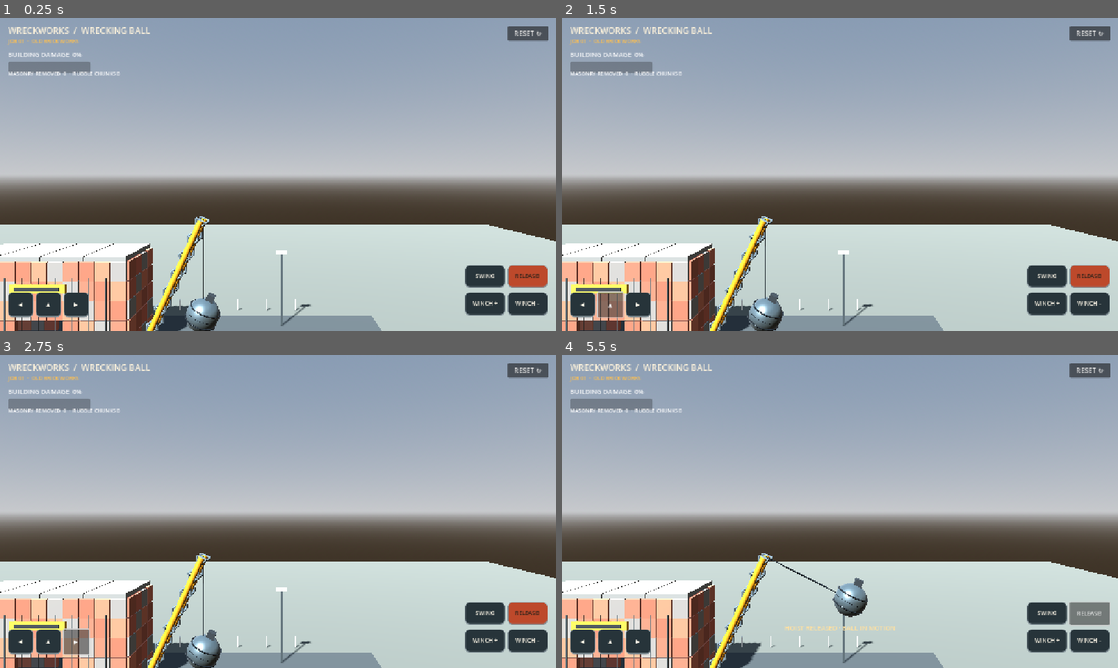
Above: before the commit, frames 1-4 (two rows, left to right).
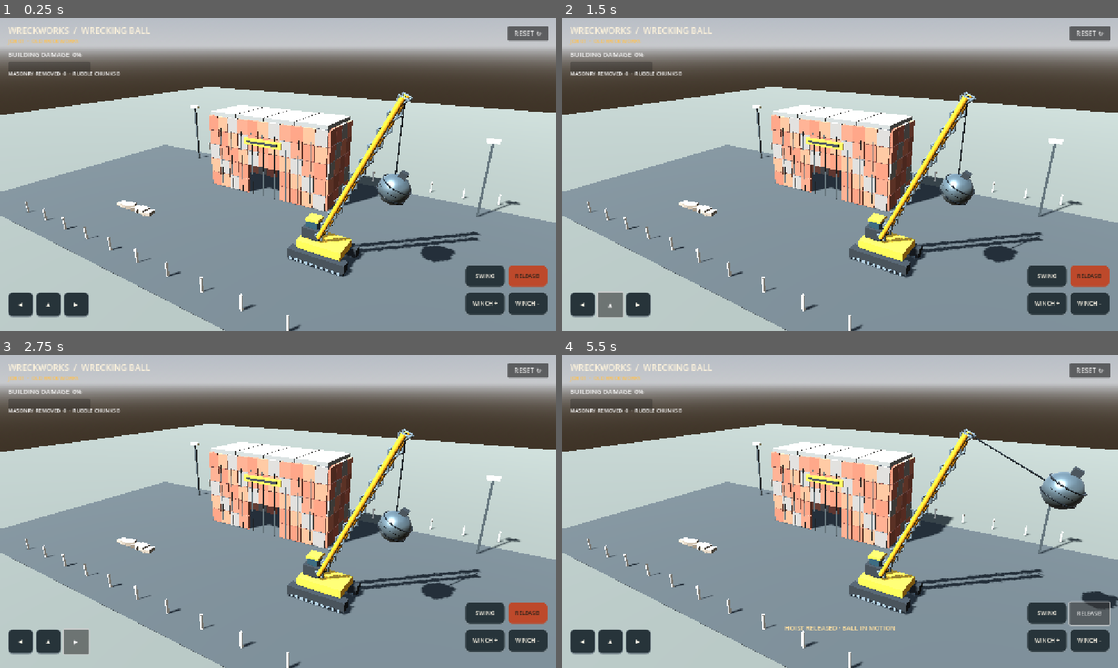
Above: after the commit, the same moments.

Repository: xz64uj777/construction
Game: Godot game, scene res://scenes/main.tscn
Same seed, same stepped clock (60 frames per second), same inputs: the game is played once before the commit and once after it.
Inputs:
- Up to frame 1 (0.25 s): no input
- Up to frame 2 (1.5 s): click "◀" at 0.5 s; click "▲" at 1.25 s
- Up to frame 3 (2.75 s): click "▶" at 2 s
- Up to frame 4 (5.5 s): click "WINCH +" at 2.75 s; click "WINCH −" at 3.5 s; click "SWING" at 4.25 s; click "RELEASE!" at 5 s

The runs differ from the first frame. In frame 1, 88% of the frame differs, in the area x 0-100%, y 0-100%; in frame 2, 89%; in frame 3, 88%; in frame 4, 89%.

Commit message:
Fix camera orbit drag and pinch zoom

Diff:
--- a/godot/scripts/main.gd
+++ b/godot/scripts/main.gd
@@ -11,6 +11,15 @@
 const BOOM_LEN := 7.2
 
 var camera: Camera3D
+var camera_target := Vector3(0.2, 2.0, -0.8)
+var camera_yaw := 0.0
+var camera_pitch := 0.28
+var camera_distance := 21.0
+var camera_dragging := false
+var last_camera_pointer := Vector2.ZERO
+var touch_points: Dictionary = {}
+var pinch_start_distance := 0.0
+var pinch_start_zoom := 21.0
 var crane_root: Node3D
 var upper: Node3D
 var boom_pivot: Node3D
@@ -71,7 +80,11 @@
 	camera = Camera3D.new()
 	camera.fov = 48
 	camera.position = Vector3(10.8, 9.4, 16.4)
-	camera.look_at(Vector3(0.2, 2.0, -0.8), Vector3.UP)
+	camera_target = Vector3(0.2, 2.0, -0.8)
+	camera_distance = camera.position.distance_to(camera_target)
+	camera_yaw = atan2(camera.position.x - camera_target.x, camera.position.z - camera_target.z)
+	camera_pitch = asin(clampf((camera.position.y - camera_target.y) / camera_distance, -0.9, 0.9))
+	camera.look_at(camera_target, Vector3.UP)
 	add_child(camera)
 	camera.current = true
 
@@ -390,8 +403,55 @@
 	_update_stats()
 	_show_toast("Fresh demolition contract")
 
+func _unhandled_input(event: InputEvent) -> void:
+	if event is InputEventScreenTouch:
+		if event.pressed:
+			touch_points[event.index] = event.position
+			if touch_points.size() == 2:
+				var points: Array = touch_points.values()
+				pinch_start_distance = points[0].distance_to(points[1])
+				pinch_start_zoom = camera_distance
+				camera_dragging = false
+			elif touch_points.size() == 1:
+				last_camera_pointer = event.position
+				camera_dragging = true
+		else:
+			touch_points.erase(event.index)
+			if touch_points.size() < 2:
+				pinch_start_distance = 0.0
+			camera_dragging = false
+	elif event is InputEventScreenDrag:
+		touch_points[event.index] = event.position
+		if touch_points.size() >= 2:
+			var points: Array = touch_points.values()
+			var distance: float = points[0].distance_to(points[1])
+			if pinch_start_distance > 0.0:
+				camera_distance = clampf(pinch_start_zoom * pinch_start_distance / maxf(distance, 1.0), 7.0, 38.0)
+		elif camera_dragging:
+			var delta_pos: Vector2 = event.position - last_camera_pointer
+			camera_yaw -= delta_pos.x * 0.008
+			camera_pitch = clampf(camera_pitch + delta_pos.y * 0.006, -0.12, 1.12)
+			last_camera_pointer = event.position
+	elif event is InputEventMouseButton:
+		if event.button_index == MOUSE_BUTTON_LEFT:
+			camera_dragging = event.pressed
+			last_camera_pointer = event.position
+		elif event.button_index == MOUSE_BUTTON_WHEEL_UP and event.pressed:
+			camera_distance = clampf(camera_distance - 1.5, 7.0, 38.0)
+		elif event.button_index == MOUSE_BUTTON_WHEEL_DOWN and event.pressed:
+			camera_distance = clampf(camera_distance + 1.5, 7.0, 38.0)
+	elif event is InputEventMouseMotion and camera_dragging and Input.is_mouse_button_pressed(MOUSE_BUTTON_LEFT):
+		var delta_pos: Vector2 = event.position - last_camera_pointer
+		camera_yaw -= delta_pos.x * 0.008
+		camera_pitch = clampf(camera_pitch + delta_pos.y * 0.006, -0.12, 1.12)
+		last_camera_pointer = event.position
+
 func _process(delta: float) -> void:
 	var dt := minf(delta, 0.035)
+	var cp := cos(camera_pitch)
+	var camera_offset := Vector3(sin(camera_yaw) * cp, sin(camera_pitch), cos(camera_yaw) * cp) * camera_distance
+	camera.position = camera.position.lerp(camera_target + camera_offset, minf(1.0, dt * 10.0))
+	camera.look_at(camera_target, Vector3.UP)
 	if Input.is_key_pressed(KEY_A):
 		turn_input = -1.0
 	elif Input.is_key_pressed(KEY_D):
